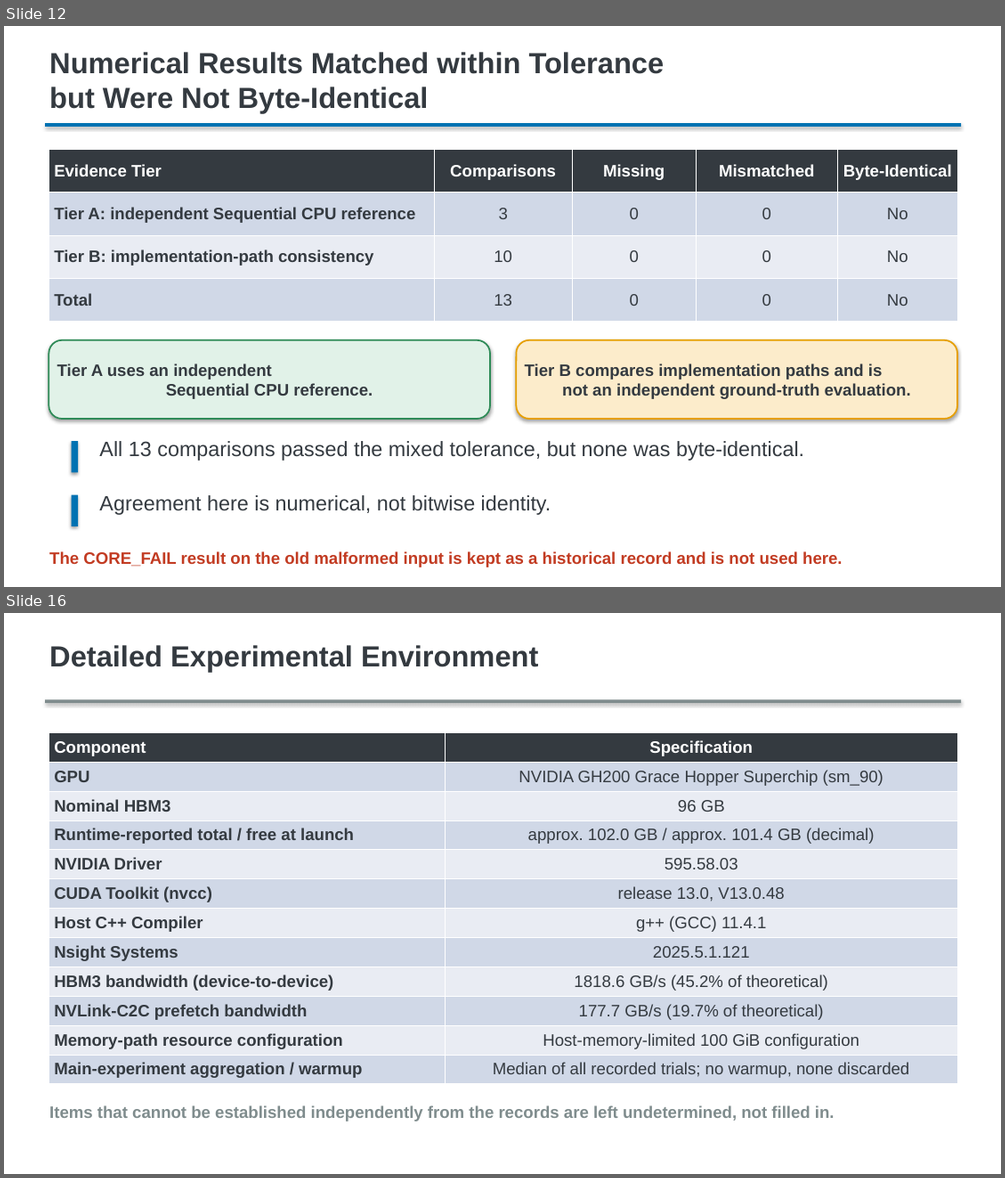
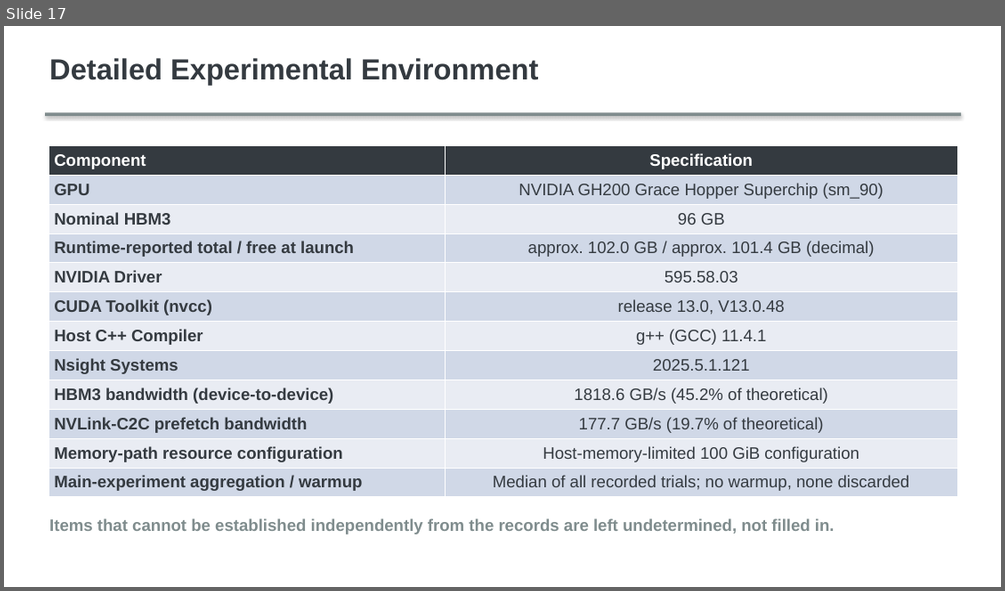
Before and after one commit to m5291091/lab, a slide deck: thesis_bc_project/docs/thesis/presentation/editable/master_thesis_presentation_v1.pptx. Shown one above the other, each under a label of ours: slides 12 and 16 before the commit, slide 17 after it; the slides between them are not shown. The pictures are 1005x1178 and 1005x591 pixels, drawn with LibreOffice and Linux fonts; fonts in the diff are those of the drawing. Boxes give left, top, right and bottom in pixels: in the first picture for what was removed or moved away, otherwise in the second. Text is boxed around its words. In the diff, an @@ line names an element or a change of style, - is before the commit and + after.

```diff
--- a/thesis_bc_project/docs/thesis/presentation/editable/master_thesis_presentation_v1.pptx
+++ b/thesis_bc_project/docs/thesis/presentation/editable/master_thesis_presentation_v1.pptx
@@ slide 12 removed at (4,26,1001,587), background #FFFFFF @@
@@ text removed at (49,52,664,113) @@
-Numerical Results Matched within Tolerance
-but Were Not Byte-Identical
@@ rectangle removed at (45,123,961,127) @@
@@ table removed at (48,150,957,321), 4 rows, 5 columns @@
-Evidence Tier | Comparisons | Missing | Mismatched | Byte-Identical
-Tier A: independent Sequential CPU reference | 3 | 0 | 0 | No
-Tier B: implementation-path consistency | 10 | 0 | 0 | No
-Total | 13 | 0 | 0 | No
@@ rounded rectangle removed at (48,340,490,418) @@
-Tier A uses an independent
-Sequential CPU reference.
@@ rounded rectangle removed at (517,340,957,418) @@
-Tier B compares implementation paths and is
-not an independent ground-truth evaluation.
@@ rectangle removed at (72,441,78,473) @@
@@ text removed at (99,441,804,460) @@
-All 13 comparisons passed the mixed tolerance, but none was byte-identical.
@@ rectangle removed at (72,495,78,526) @@
@@ text removed at (99,495,551,515) @@
-Agreement here is numerical, not bitwise identity.
@@ text removed at (49,551,841,567) @@
-The CORE_FAIL result on the old malformed input is kept as a historical record and is not used here.
@@ what was slide 16 is now slide 17 @@
```
Also in this commit, not shown: 14 slides changed, 6 slides added, 4 other slides removed, 5 other files.
